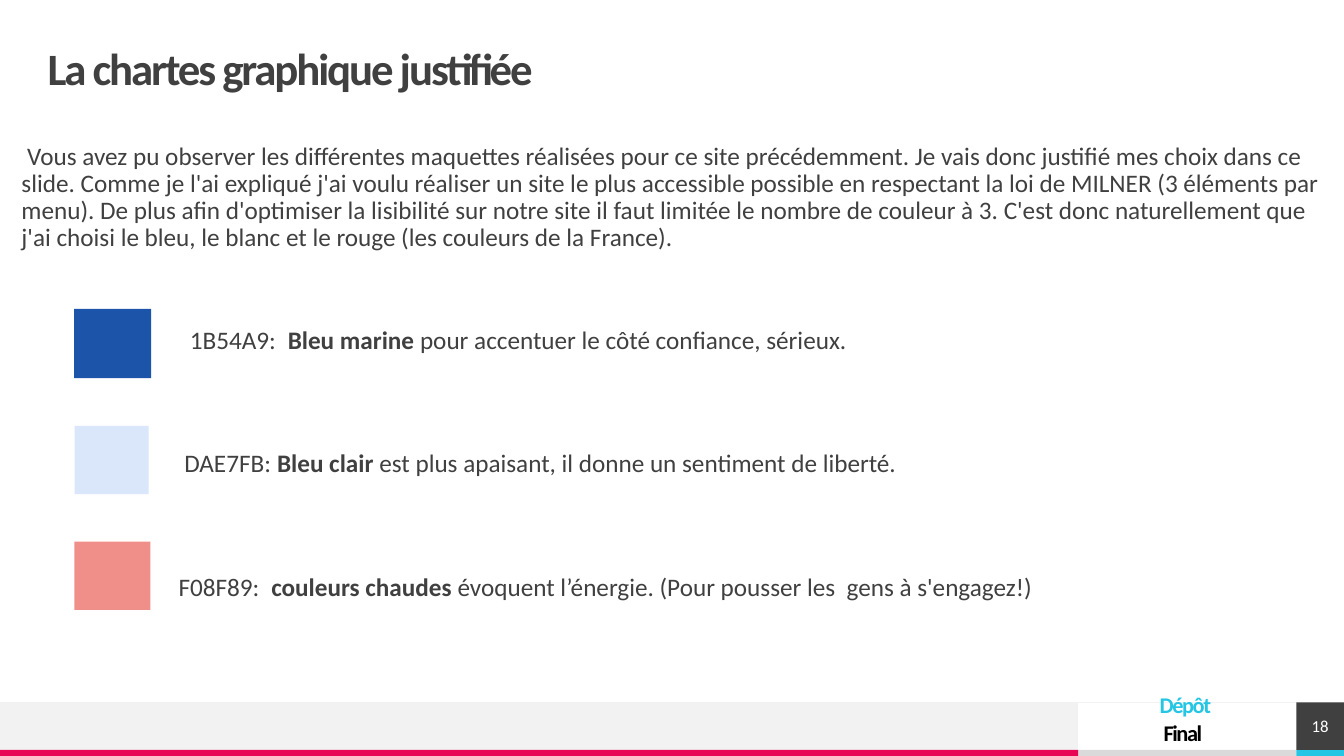
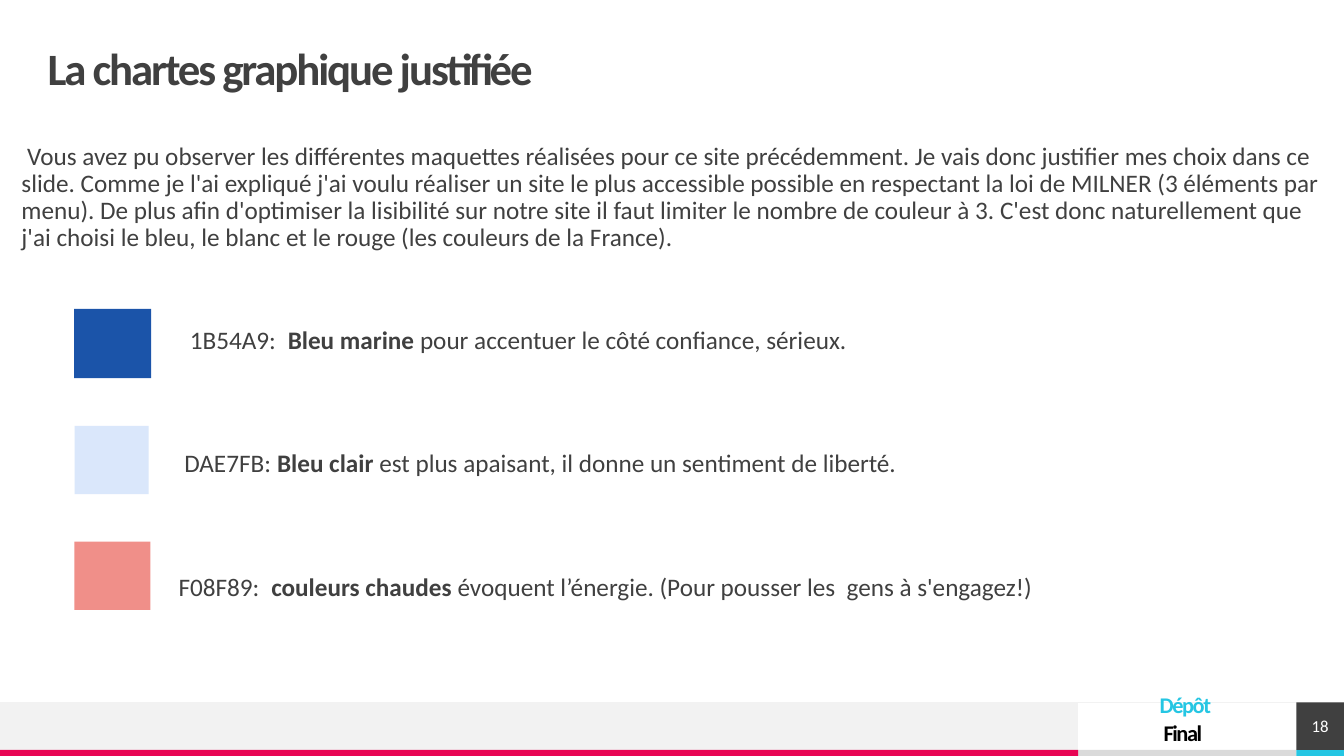
Before and after one commit to clementfert/covid, a slide deck: slide 18 of presentation_final/Présentation_finale.pptx. Drawn at 1344x756 pixels with LibreOffice and Linux fonts; fonts in the diff are those of the drawing. Boxes give left, top, right and bottom in pixels: in the first picture for what was removed or moved away, otherwise in the second. Text is boxed around its words. In the diff, an @@ line names an element or a change of style, - is before the commit and + after.

```diff
--- a/presentation_final/Présentation_finale.pptx
+++ b/presentation_final/Présentation_finale.pptx
@@ text at (21,147,1318,251): text changed @@
-Vous avez pu observer les différentes maquettes réalisées pour ce site précédemment. Je vais donc justifié mes choix dans ce slide. Comme je l'ai expliqué j'ai voulu réaliser un site le plus accessible possible en respectant la loi de MILNER (3 éléments par menu). De plus afin d'optimiser la lisibilité sur notre site il faut limitée le nombre de couleur à 3. C'est donc naturellement que j'ai choisi le bleu, le blanc et le rouge (les couleurs de la France).
+Vous avez pu observer les différentes maquettes réalisées pour ce site précédemment. Je vais donc justifier mes choix dans ce slide. Comme je l'ai expliqué j'ai voulu réaliser un site le plus accessible possible en respectant la loi de MILNER (3 éléments par menu). De plus afin d'optimiser la lisibilité sur notre site il faut limiter le nombre de couleur à 3. C'est donc naturellement que j'ai choisi le bleu, le blanc et le rouge (les couleurs de la France).
```
Also in this commit, not shown: 7 other slides changed, 3 other files.
